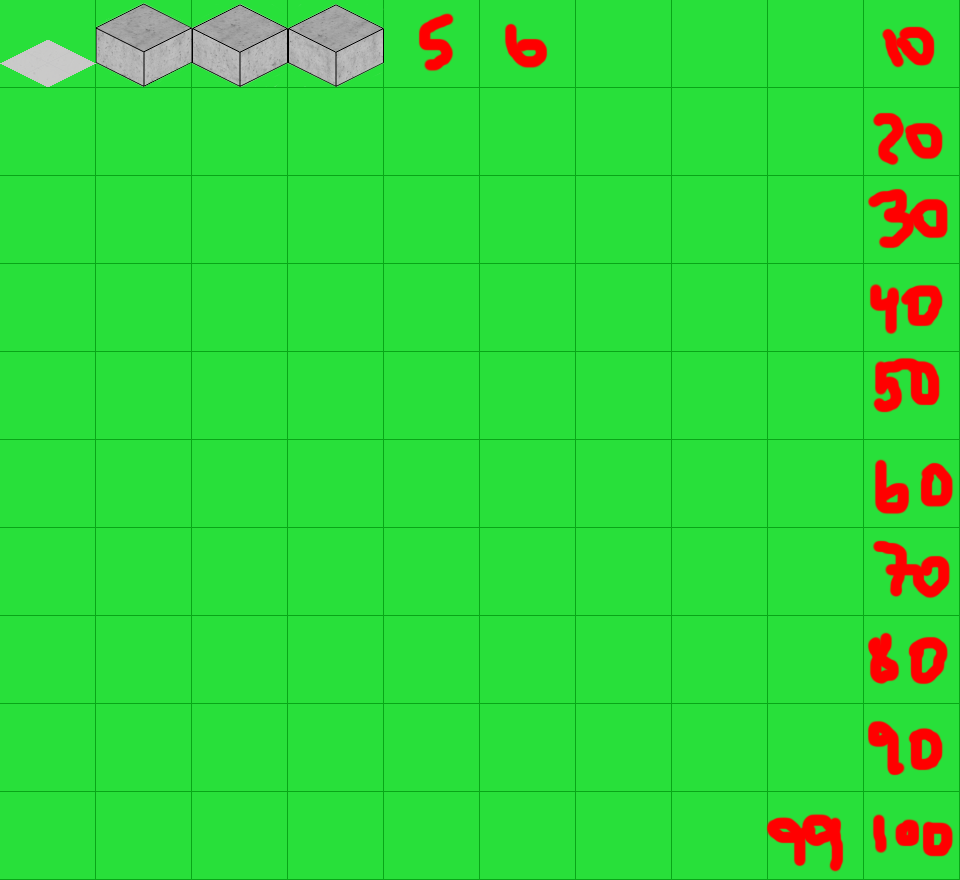
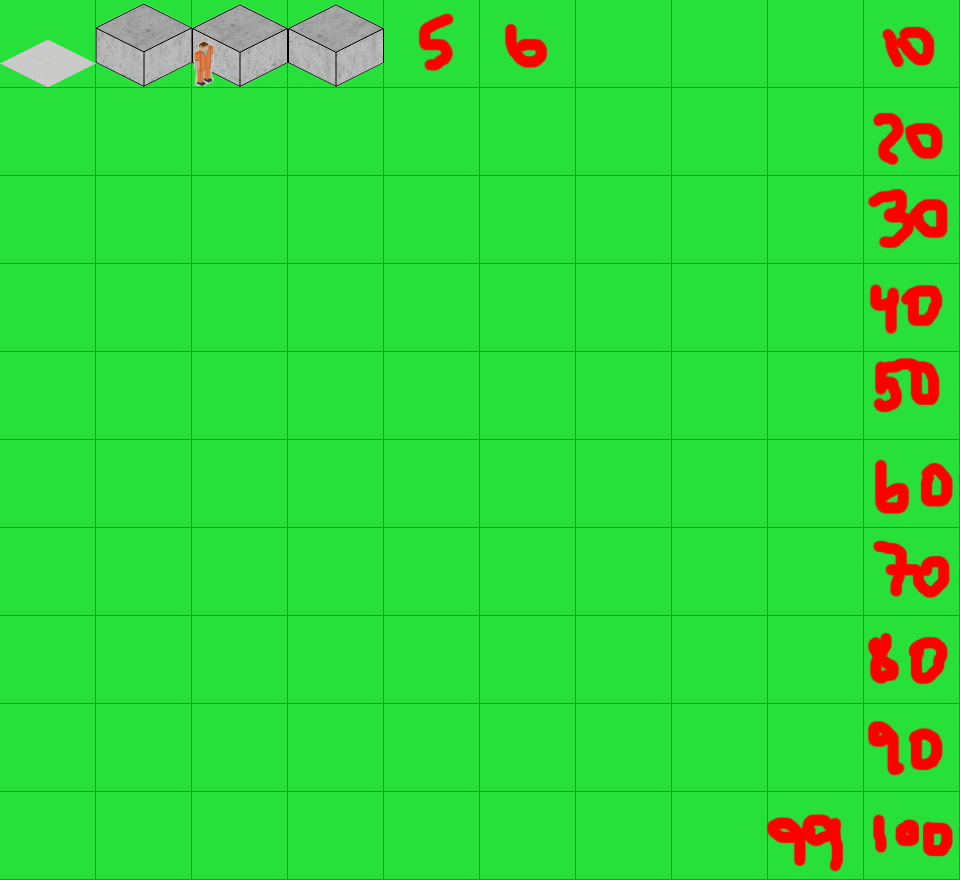
Two versions of the same layered image (w=960, h=880). Layer-by-layer changes:
added layer "Layer 3" above "Слой 11" over [194, 42, 214, 86]
